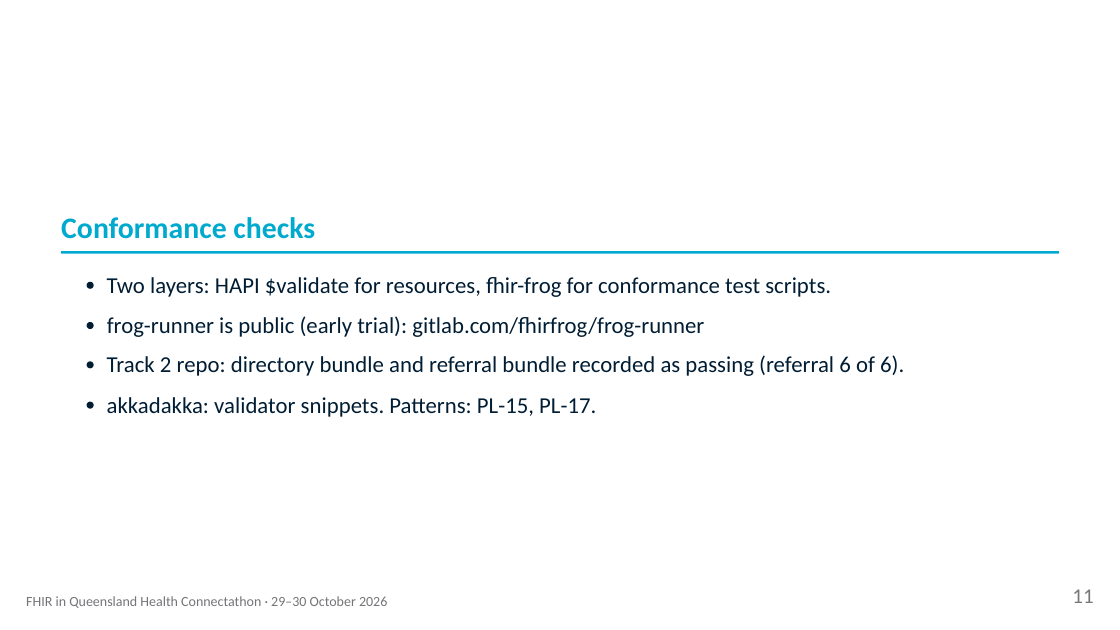
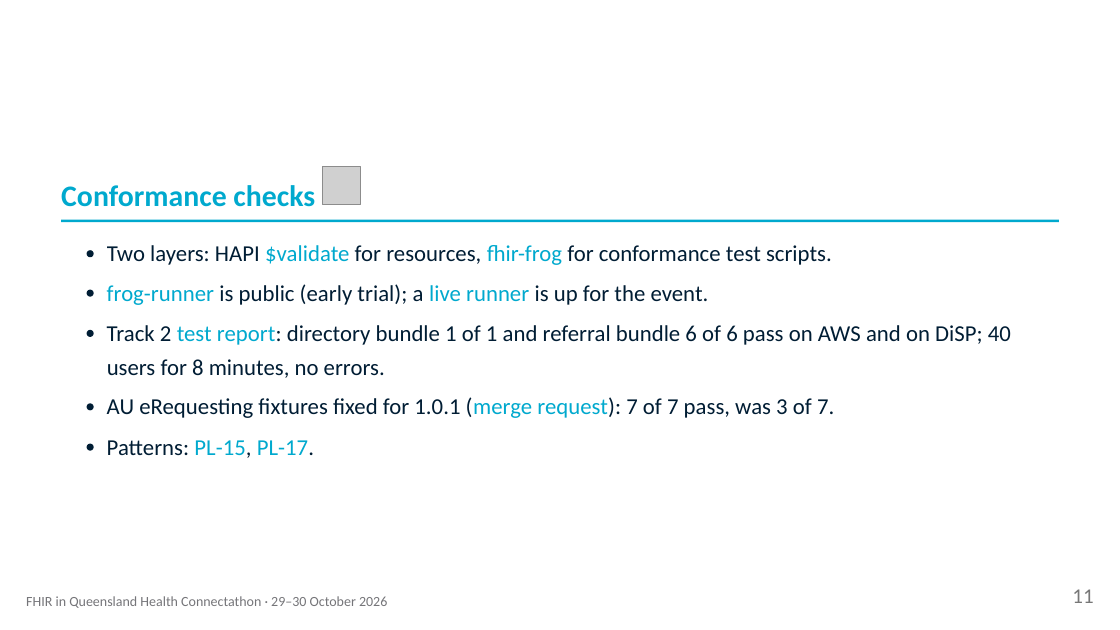
Before and after one commit to aehrc/qh-connectathon, a slide deck: slide 11 of 2026-10-29/2-FHIR-For-Services/Architects-Deck.pptx. Drawn at 1120x630 pixels with LibreOffice and Linux fonts; fonts in the diff are those of the drawing; grey boxes stand for pictures. Boxes give left, top, right and bottom in pixels: in the first picture for what was removed or moved away, otherwise in the second. Text is boxed around its words. In the diff, an @@ line names an element or a change of style, - is before the commit and + after.

```diff
--- a/2026-10-29/2-FHIR-For-Services/Architects-Deck.pptx
+++ b/2026-10-29/2-FHIR-For-Services/Architects-Deck.pptx
@@ text "Conformance checks": place and size @@
-text "Conformance checks" at bbox=[61, 217, 315, 239]
+text "Conformance checks" at bbox=[61, 185, 315, 207]
@@ picture added at bbox=[322, 166, 360, 205] @@
@@ freeform shape: place and size @@
-freeform shape at bbox=[61, 251, 1060, 254]
+freeform shape at bbox=[61, 219, 1060, 222]
@@ text "Two layers: HAPI $validate for ...": place and size @@
-text "Two layers: HAPI $validate for ..." at bbox=[107, 277, 831, 297]
+text "Two layers: HAPI $validate for ..." at bbox=[107, 245, 832, 265]
@@ text "Two layers: HAPI $validate for ..." at bbox=[107, 245, 832, 265]: text colour #001D34 to #00A9CE in "$validate fhir-frog" @@
@@ freeform shape added at bbox=[87, 250, 93, 257], fill #001D34 @@
@@ freeform shape: place and size @@
-freeform shape at bbox=[87, 281, 93, 288]
+freeform shape at bbox=[87, 290, 93, 297]
@@ text at bbox=[107, 284, 709, 305]: text changed @@
-frog-runner is public (early trial): gitlab.com/fhirfrog/frog-runner
+frog-runner is public (early trial); a live runner is up for the event.
@@ text at bbox=[107, 325, 1011, 345]: text changed @@
-Track 2 repo: directory bundle and referral bundle recorded as passing (referral 6 of 6).
+Track 2 test report: directory bundle 1 of 1 and referral bundle 6 of 6 pass on AWS and on DiSP; 40
@@ freeform shape: place and size @@
-freeform shape at bbox=[87, 322, 93, 329]
+freeform shape at bbox=[87, 330, 93, 337]
@@ text added at bbox=[107, 359, 385, 378], 19.5 pt, text #001D34 @@
+users for 8 minutes, no errors.
@@ freeform shape at bbox=[87, 403, 93, 410]: outline redrawn @@
@@ text added at bbox=[107, 397, 834, 418], 19.5 pt, text #001D34 @@
+AU eRequesting ﬁxtures ﬁxed for 1.0.1 (merge request): 7 of 7 pass, was 3 of 7.
@@ freeform shape: place and size @@
-freeform shape at bbox=[87, 361, 93, 368]
+freeform shape at bbox=[87, 444, 93, 450]
@@ text at bbox=[107, 440, 314, 458]: text changed @@
-akkadakka: validator snippets. Patterns: PL-15, PL-17.
+Patterns: PL-15, PL-17.
```
Also in this commit, not shown: 9 other slides changed, 2 slides added, 32 other files.
